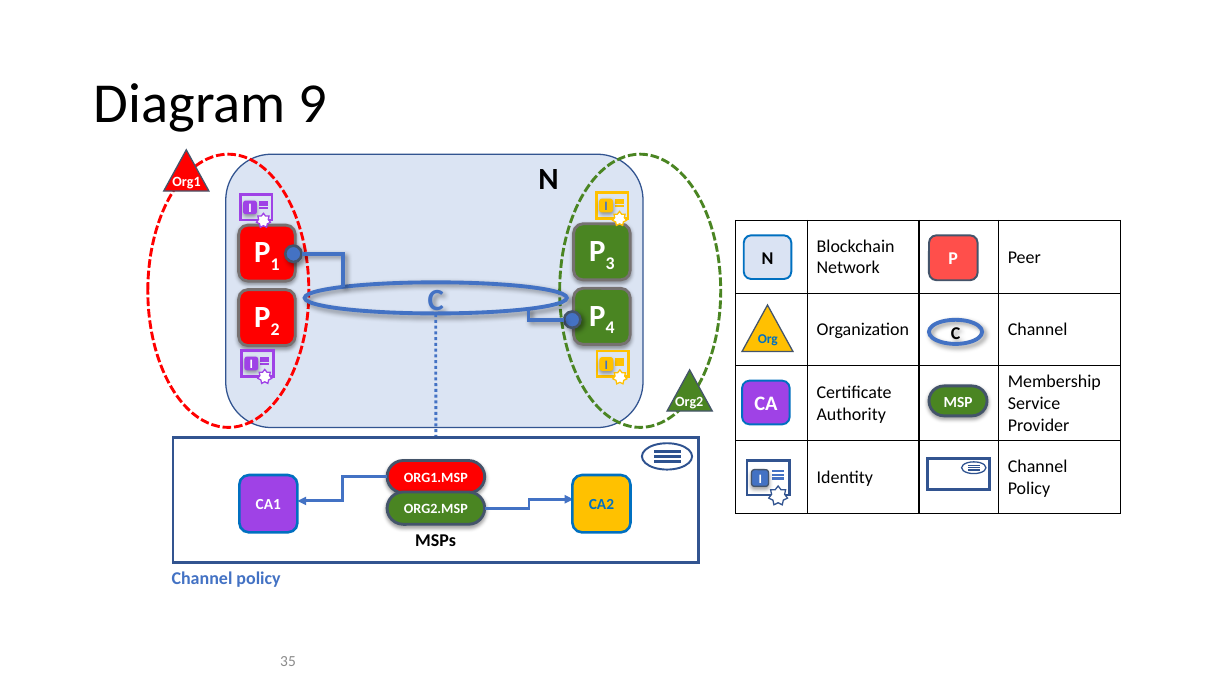
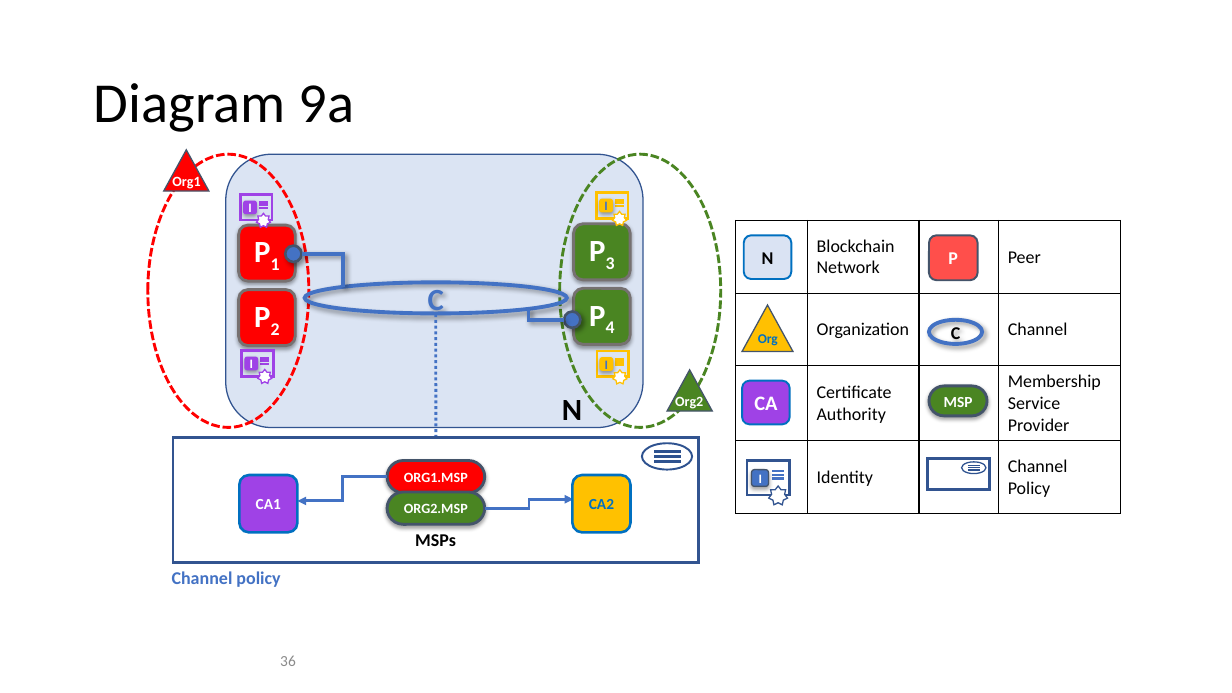
Before and after one commit to FabricTOC/FabricTOC, a slide deck: slide 36 of docs/OtherSourceMaterial/Diagrams.pptx (slide 35 before the commit). Drawn at 1232x693 pixels with LibreOffice and Linux fonts; fonts in the diff are those of the drawing. Boxes give left, top, right and bottom in pixels: in the first picture for what was removed or moved away, otherwise in the second. Text is boxed around its words. In the diff, an @@ line names an element or a change of style, - is before the commit and + after.

```diff
--- a/docs/OtherSourceMaterial/Diagrams.pptx
+++ b/docs/OtherSourceMaterial/Diagrams.pptx
@@ title at (94, 83, 355, 132): text changed @@
-Diagram 9
+Diagram 9a
@@ text "N" rewrapped from (538, 169, 558, 189) to (562, 400, 582, 428) @@
@@ page number at (280, 655, 296, 666): text changed @@
-35
+36
```
Also in this commit, not shown: 1 other slide changed, 2 slides added, 2 other files.
